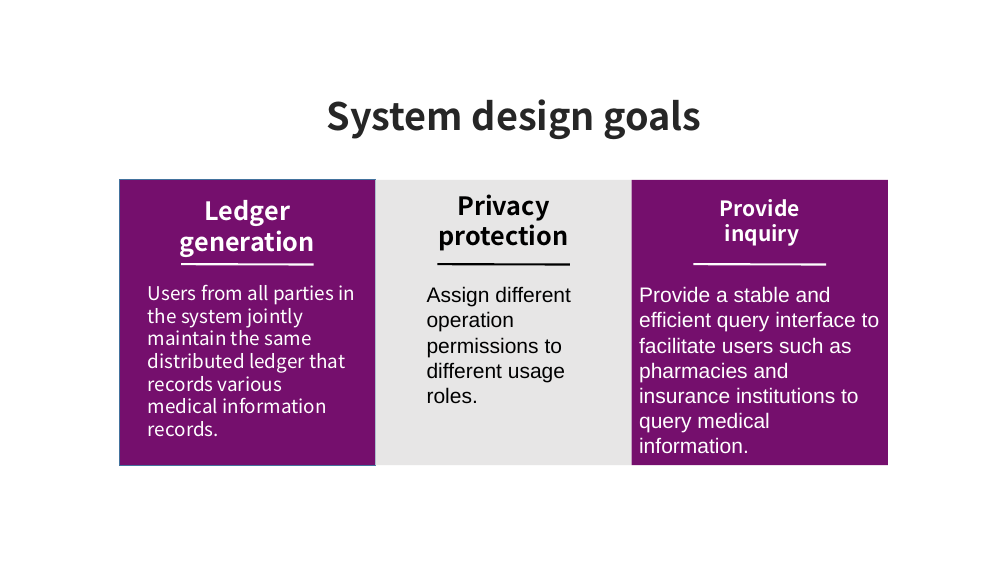
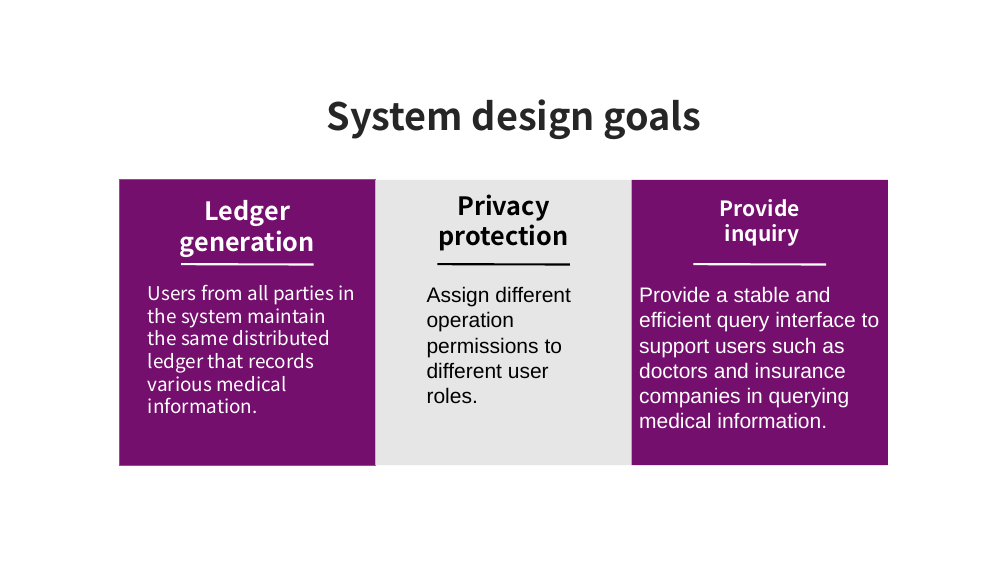
Before and after one commit to Amadeus-1048/CUHK-ECLT-5950-Project, a slide deck: slide 10 of TANG - project pre.pptx. Drawn at 1008x567 pixels with LibreOffice and Linux fonts; fonts in the diff are those of the drawing; background and template pictures are left out. Boxes give left, top, right and bottom in pixels: in the first picture for what was removed or moved away, otherwise in the second. Text is boxed around its words. In the diff, an @@ line names an element or a change of style, - is before the commit and + after.

Commit message:
update

```diff
--- a/TANG - project pre.pptx
+++ b/TANG - project pre.pptx
@@ text at [148,284,355,414]: text changed @@
-Users from all parties in the system jointly maintain the same distributed ledger that records various medical information records.
+Users from all parties in the system maintain the same distributed ledger that records various medical information.
@@ text at [427,286,571,404]: text changed @@
-Assign different operation permissions to different usage roles.
+Assign different operation permissions to different user roles.
@@ text at [639,286,880,429]: text changed @@
-Provide a stable and efficient query interface to facilitate users such as pharmacies and insurance institutions to query medical information.
+Provide a stable and efficient query interface to support users such as doctors and insurance companies in querying medical information.
```
Also in this commit, not shown: 2 other slides changed, 1 slide added, 1 slide removed.
